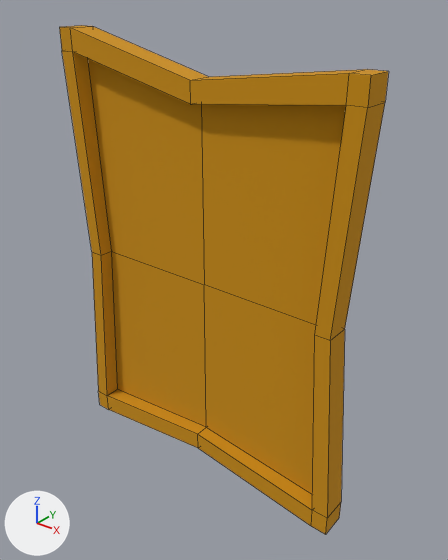
Before and after pictures for a commit that changed the FBX model ArtAssets/Environment/SM_PictureFrame_B.fbx.
Before and after are seen from a 50 mm camera at (0.907, -1.057, 0.687) aimed at (0.043, 0.023, 0.017). The axes (+X, +Y, +Z) are drawn at lower left. The lights are the same throughout. The older version comes first. Mesh edges are drawn as thin lines. Where no turn or scale is listed for an object, it has been applied to the vertices.

In view in the first picture: 'SM_PictureFrame_B'.
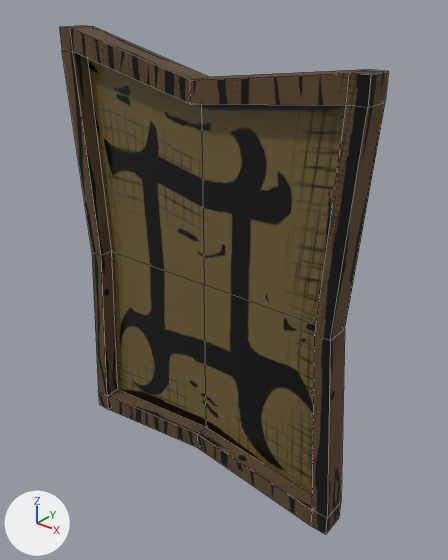
Boxes [x1, y1, x2, y2] around the edits, measured in the pictures (448 x 560 px):
'SM_PictureFrame_B', recoloured, surface changed (darker)
    both: [59, 25, 389, 534]
part 1 of me_mesh, recoloured (darker)
    both: [92, 251, 345, 534]
part 2 of me_mesh, recoloured (darker)
    both: [59, 25, 389, 341]
part 3 of me_mesh, recoloured (darker)
    both: [87, 58, 346, 494]
part 4 of me_mesh, surface changed (darker)
    both: [59, 25, 389, 534]

The change, as a diff of the scene's bpy script:
```diff
--- a/ArtAssets/Environment/SM_PictureFrame_B.fbx.py
+++ b/ArtAssets/Environment/SM_PictureFrame_B.fbx.py
@@ img_t_woodtrimsheet_diffuse_png @@
+img_t_woodtrimsheet_diffuse_png = load_image('T_WoodTrimSheet_Diffuse.png', '../Textures/T_WoodTrimSheet_Diffuse.png', 1024, 1024, 'sRGB')
@@ img_t_roomtrimsheet_diffuse_png @@
+img_t_roomtrimsheet_diffuse_png = load_image('T_RoomTrimSheet_Diffuse.png', '../Textures/T_RoomTrimSheet_Diffuse.png', 1024, 1024, 'sRGB')
@@ mat_trimsheet_wood @@
+mat_trimsheet_wood = principled_material('TrimSheet_Wood')
+mat_trimsheet_wood.texture = img_t_woodtrimsheet_diffuse_png
+mat_trimsheet_wood.roughness = 1.0
@@ mat_roomtrimsheet @@
+mat_roomtrimsheet = principled_material('RoomTrimSheet')
+mat_roomtrimsheet.texture = img_t_roomtrimsheet_diffuse_png
+mat_roomtrimsheet.roughness = 0.2
@@ me_mesh @@
 me_mesh.from_pydata(...)  # 57 vertices, 52 faces; spans x -0.414..0.414, y -0.042..0.026, z -0.539..0.582
 # used by ob_sm_pictureframe_b; location = (0.0, 0.0, 0.0)
+# me_mesh part 1: 24 of the faces centred in x -0.414..0.414, y -0.042..0.026, z -0.539..-0.243 switch from mat_trimsheet (orange #ce9000) to mat_trimsheet_wood (picture img_t_woodtrimsheet_diffuse_png)
+# me_mesh part 2: 24 of the faces centred in x -0.414..0.414, y -0.042..0.026, z 0.243..0.582 switch from mat_trimsheet (orange #ce9000) to mat_trimsheet_wood (picture img_t_woodtrimsheet_diffuse_png)
+# me_mesh part 3: all 4 faces centred in x -0.179..0.179, y -0.002, z -0.233..0.243 switch from mat_trimsheet (orange #ce9000) to mat_roomtrimsheet (picture img_t_roomtrimsheet_diffuse_png)
+# me_mesh part 4: texture (UV) coordinates of 52 of 52 faces, centred in x -0.414..0.414, y -0.042..0.026, z -0.539..0.582, changed; they spanned u 0.09..0.88, v 0.11..0.89 and now span u 0.0..0.94, v 0.05..1.0
```
